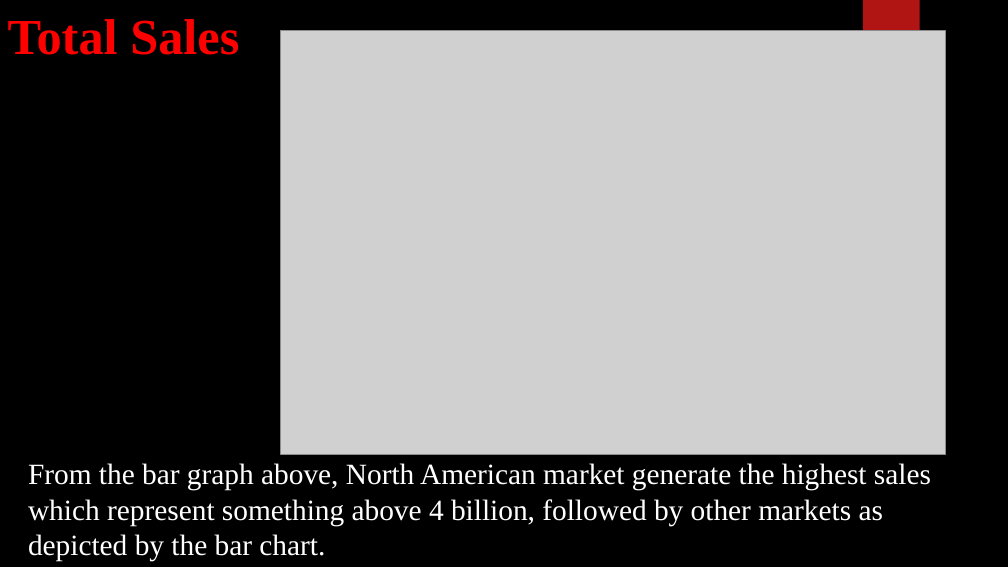
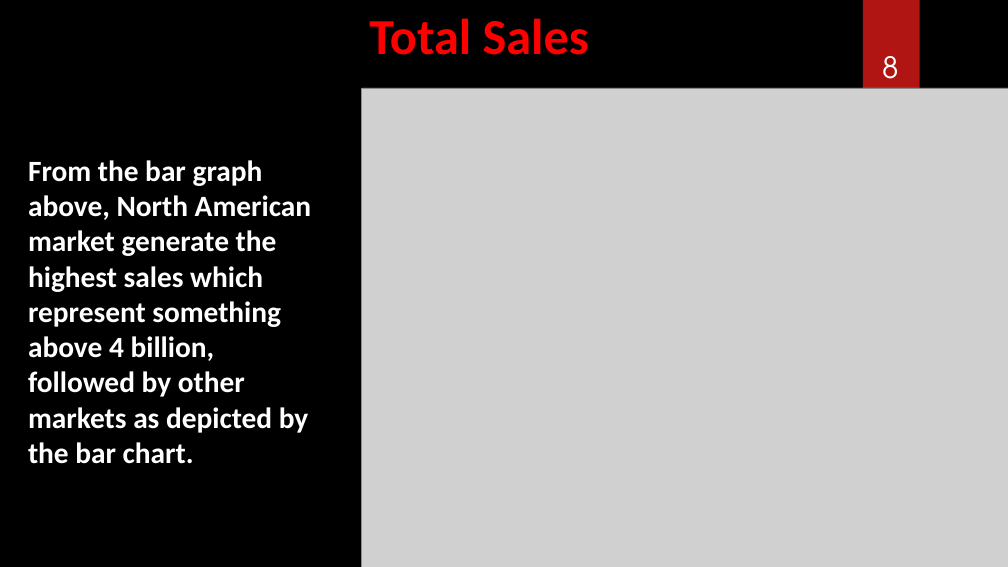
Before and after one commit to JMDUKU/GROUP-K-EDA-PROJECT, a slide deck: slide 8 of Group K EDA Project DIGICAP.pptx (slide 7 before the commit). Drawn at 1008x567 pixels with LibreOffice and Linux fonts; fonts in the diff are those of the drawing; grey boxes stand for pictures; background and template pictures are left out. Boxes give left, top, right and bottom in pixels: in the first picture for what was removed or moved away, otherwise in the second. Text is boxed around its words. In the diff, an @@ line names an element or a change of style, - is before the commit and + after.

```diff
--- a/Group K EDA Project DIGICAP.pptx
+++ b/Group K EDA Project DIGICAP.pptx
@@ title "Total Sales": place and size @@
-title "Total Sales" at box(8, 19, 239, 55)
+title "Total Sales" at box(369, 18, 589, 55)
@@ title "Total Sales" at box(369, 18, 589, 55): font Times New Roman to Calibri @@
@@ page number added at box(882, 56, 898, 92), 28 pt, text #FFFFFF @@
+8
@@ text "From the bar graph above, ...": place and size @@
-text "From the bar graph above, ..." at box(28, 463, 931, 561)
+text "From the bar graph above, ..." at box(28, 160, 311, 464)
@@ text "From the bar graph above, ..." at box(28, 160, 311, 464): font Times New Roman to Calibri, bold on @@
@@ picture: place and size @@
-picture at box(281, 31, 945, 454)
+picture at box(362, 88, 1008, 567)
@@ ellipse removed at box(712, 138, 944, 371) @@
```
Also in this commit, not shown: 18 other slides changed, 2 slides added, 1 slide removed.
